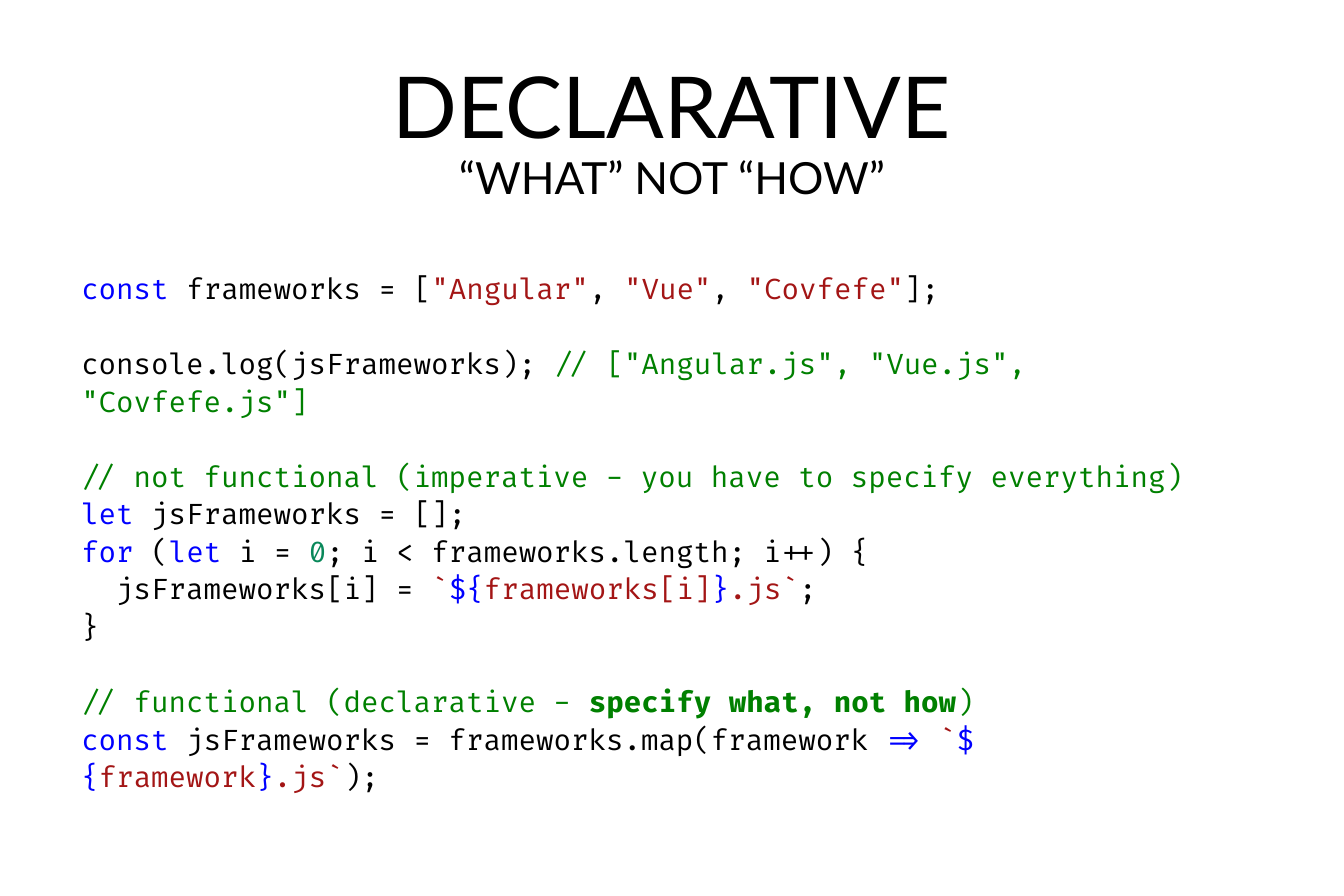
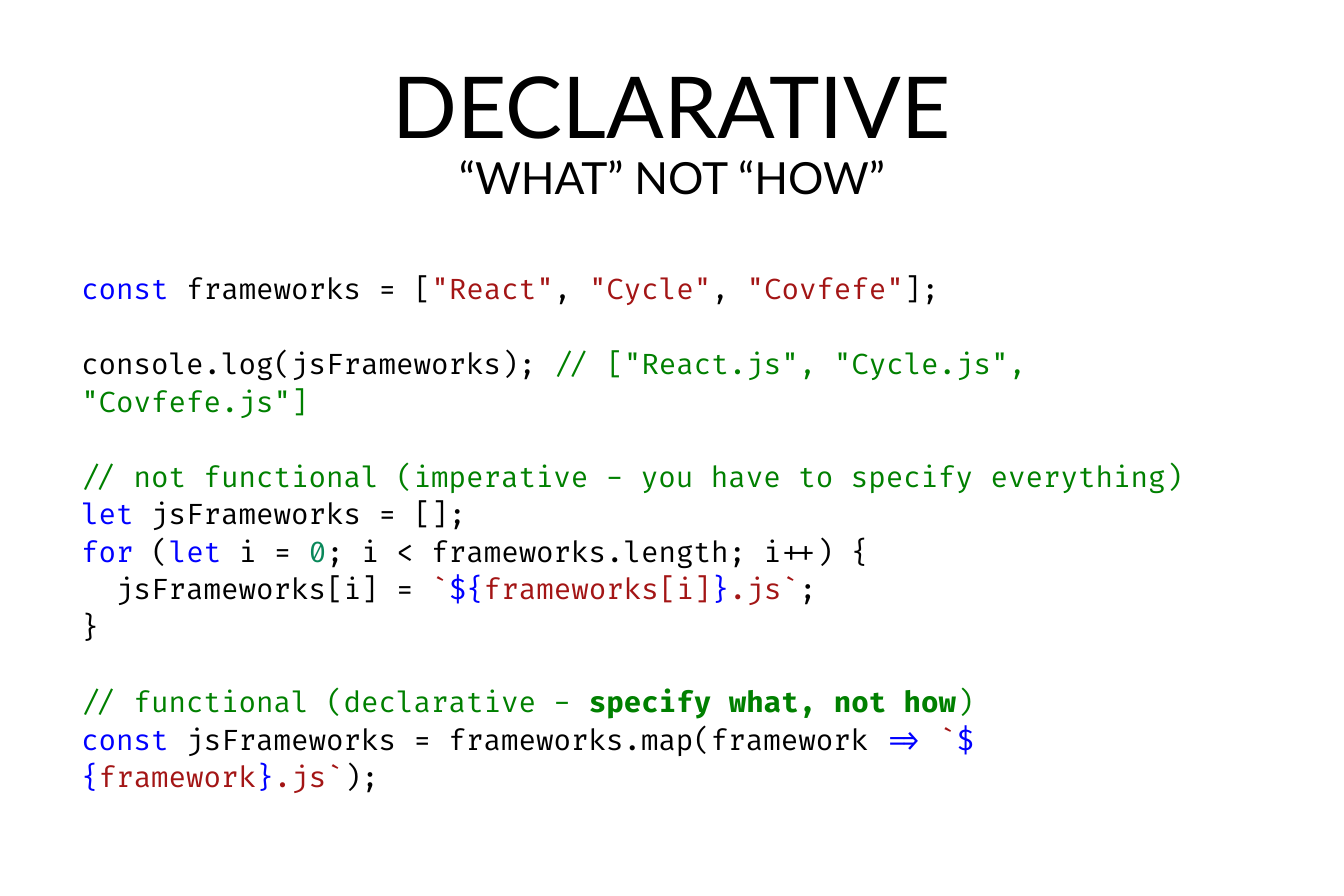
Before and after one commit to bemayr/talk.intro-to-cyclejs, a slide deck: slide 12 of slides.pptx (slide 10 before the commit). Drawn at 1344x896 pixels with LibreOffice and Linux fonts; fonts in the diff are those of the drawing. Boxes give left, top, right and bottom in pixels: in the first picture for what was removed or moved away, otherwise in the second. Text is boxed around its words. In the diff, an @@ line names an element or a change of style, - is before the commit and + after.

```diff
--- a/slides.pptx
+++ b/slides.pptx
@@ text at (81, 276, 1026, 418): text changed @@
-const frameworks = ["Angular", "Vue", "Covfefe"];
-console.log(jsFrameworks); // ["Angular.js", "Vue.js", "Covfefe.js"]
+const frameworks = ["React", "Cycle", "Covfefe"];
+console.log(jsFrameworks); // ["React.js", "Cycle.js", "Covfefe.js"]
```
Also in this commit, not shown: 3 other slides changed, 5 slides added, 3 slides removed.
